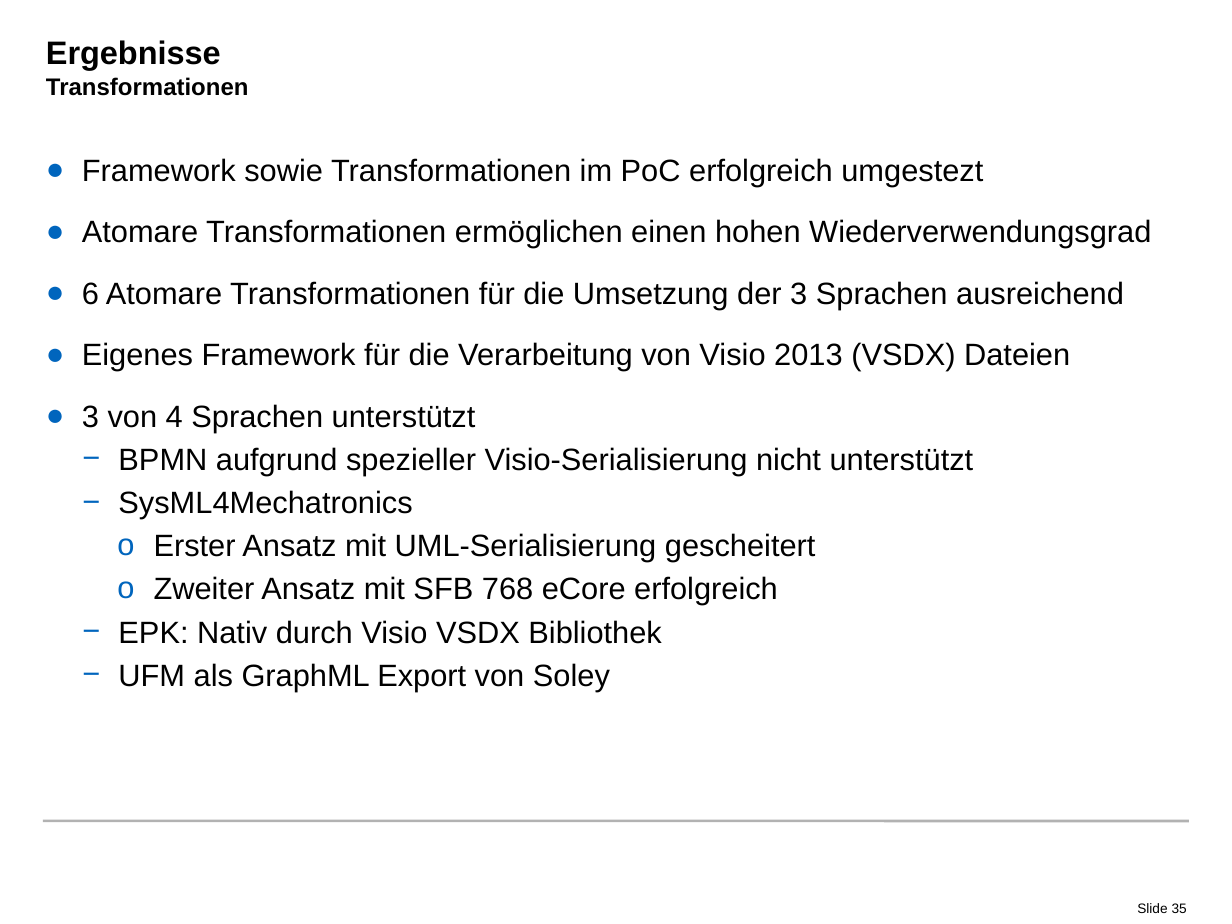
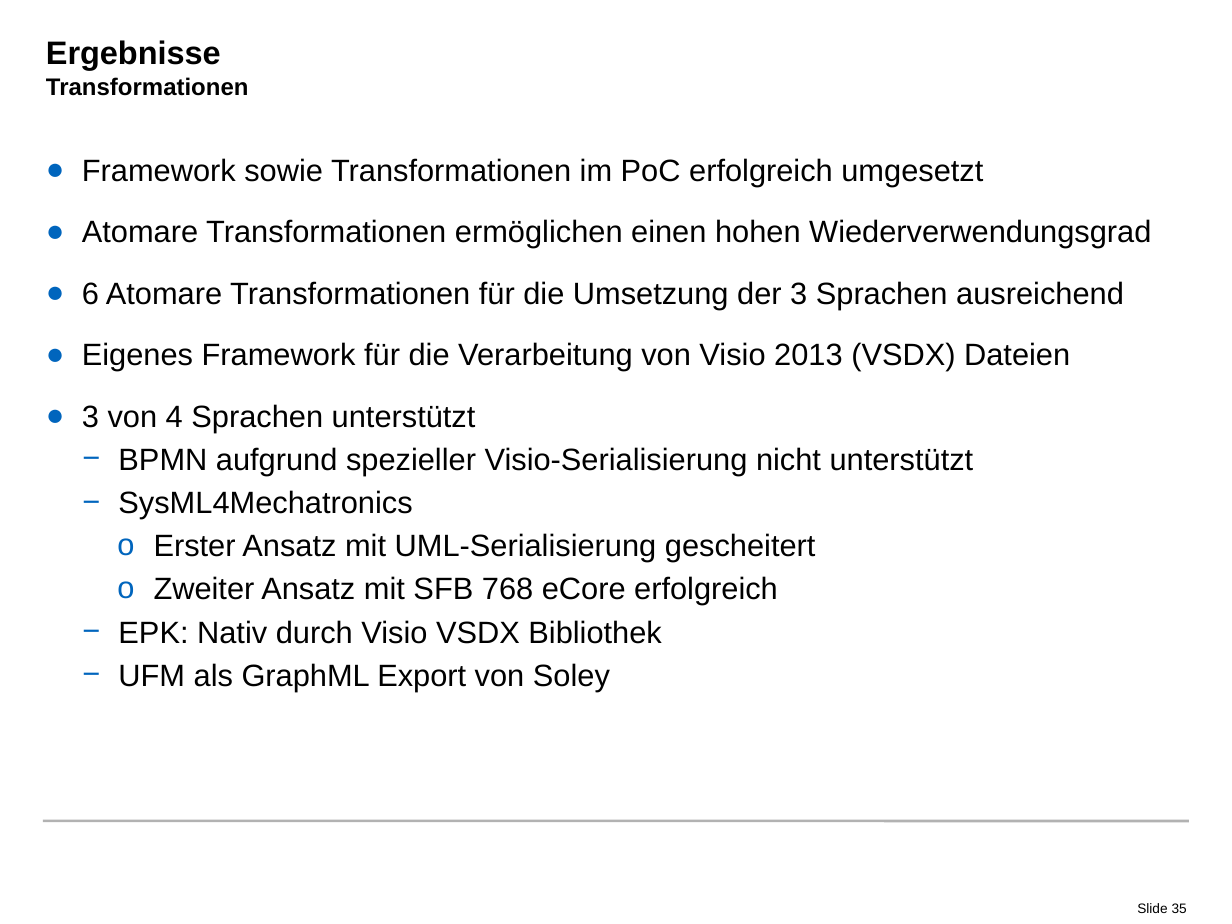
Before and after one commit to radke-tum/idp, a slide deck: slide 35 of pssif/doc/PSSIF.pptx. Drawn at 1232x924 pixels with LibreOffice and Linux fonts; fonts in the diff are those of the drawing; background and template pictures are left out. Boxes give left, top, right and bottom in pixels: in the first picture for what was removed or moved away, otherwise in the second. Text is boxed around its words. In the diff, an @@ line names an element or a change of style, - is before the commit and + after.

```diff
--- a/pssif/doc/PSSIF.pptx
+++ b/pssif/doc/PSSIF.pptx
@@ text at [82, 158, 983, 186]: text changed @@
-● Framework sowie Transformationen im PoC erfolgreich umgestezt
+● Framework sowie Transformationen im PoC erfolgreich umgesetzt
```
Also in this commit, not shown: 4 other slides changed.
